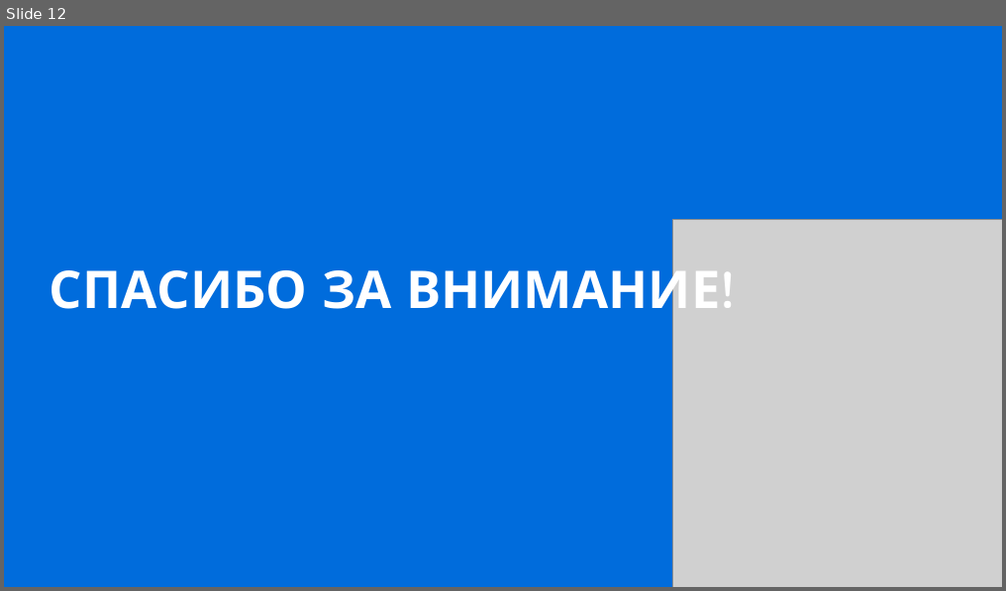
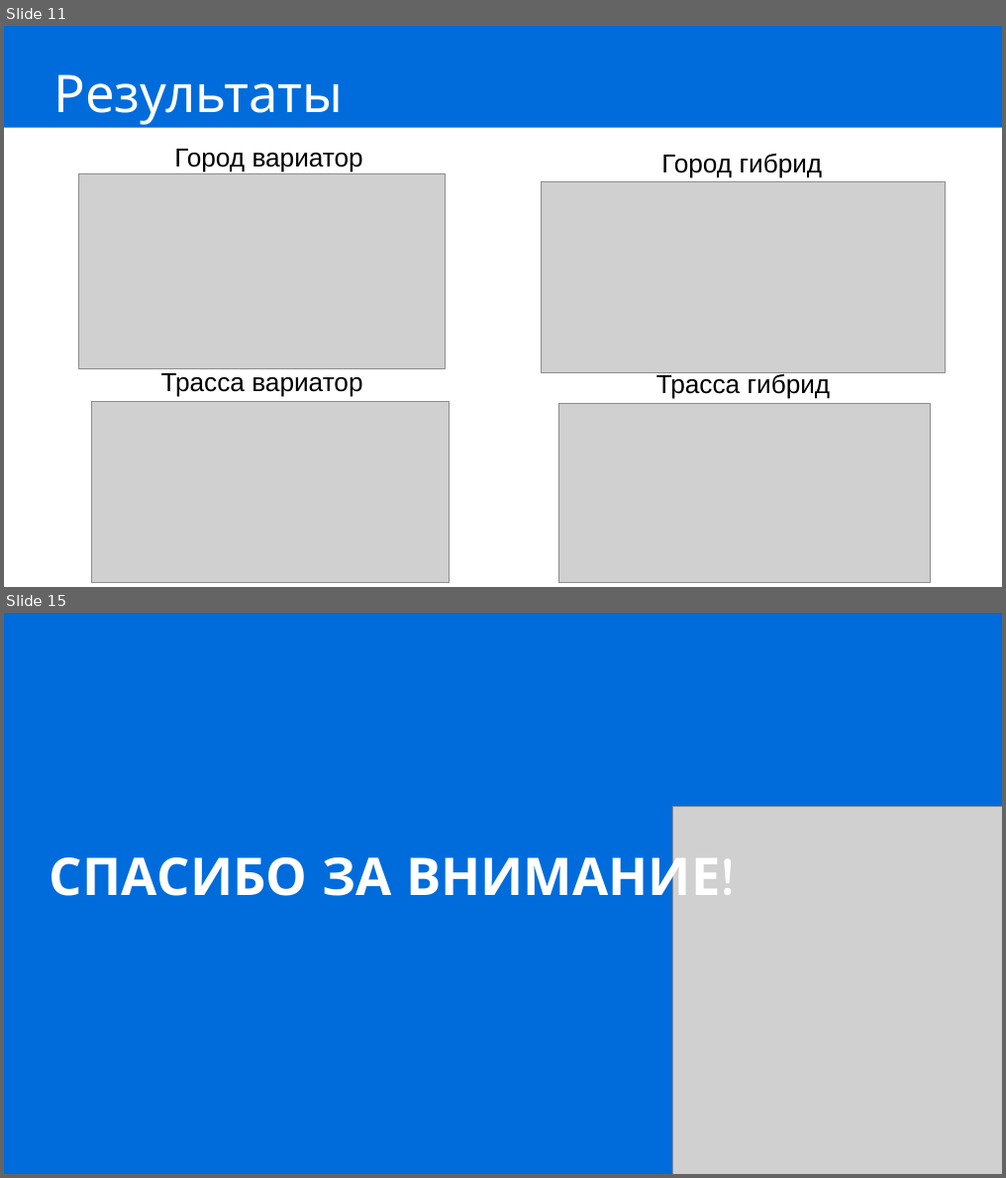
Before and after one commit to IbrahimDzheby/Diplom, a slide deck: НИРС2/Защита.pptx. Shown one above the other, each under a label of ours: slide 12 before the commit, slides 11 and 15 after it; the slides between them are not shown. The pictures are 1006x591 and 1006x1178 pixels, drawn with LibreOffice and Linux fonts; fonts in the diff are those of the drawing; grey boxes stand for pictures. Boxes give left, top, right and bottom in pixels: in the first picture for what was removed or moved away, otherwise in the second. Text is boxed around its words. In the diff, an @@ line names an element or a change of style, - is before the commit and + after.

```diff
--- a/НИРС2/Защита.pptx
+++ b/НИРС2/Защита.pptx
@@ slide 11 added at [4, 26, 1002, 587], background #FFFFFF @@
@@ rectangle added at [4, 26, 1002, 128], fill #006CDC @@
@@ title added at [54, 75, 344, 125], 50 pt, text #FFFFFF @@
+Результаты
@@ picture added at [79, 174, 445, 369] @@
@@ text added at [174, 149, 363, 173], 25 pt, text #000000 @@
+Город вариатор
@@ text added at [661, 153, 823, 177], 25 pt, text #000000 @@
+Город гибрид
@@ picture added at [541, 182, 945, 372] @@
@@ text added at [161, 373, 362, 397], 25 pt, text #000000 @@
+Трасса вариатор
@@ text added at [656, 372, 831, 399], 25 pt, text #000000 @@
+Трасса гибрид
@@ picture added at [91, 402, 450, 583] @@
@@ picture added at [558, 403, 931, 583] @@
@@ what was slide 12 is now slide 15 @@
```
Also in this commit, not shown: 1 slide changed, 12 other slides added, 10 slides removed, 12 other files.
